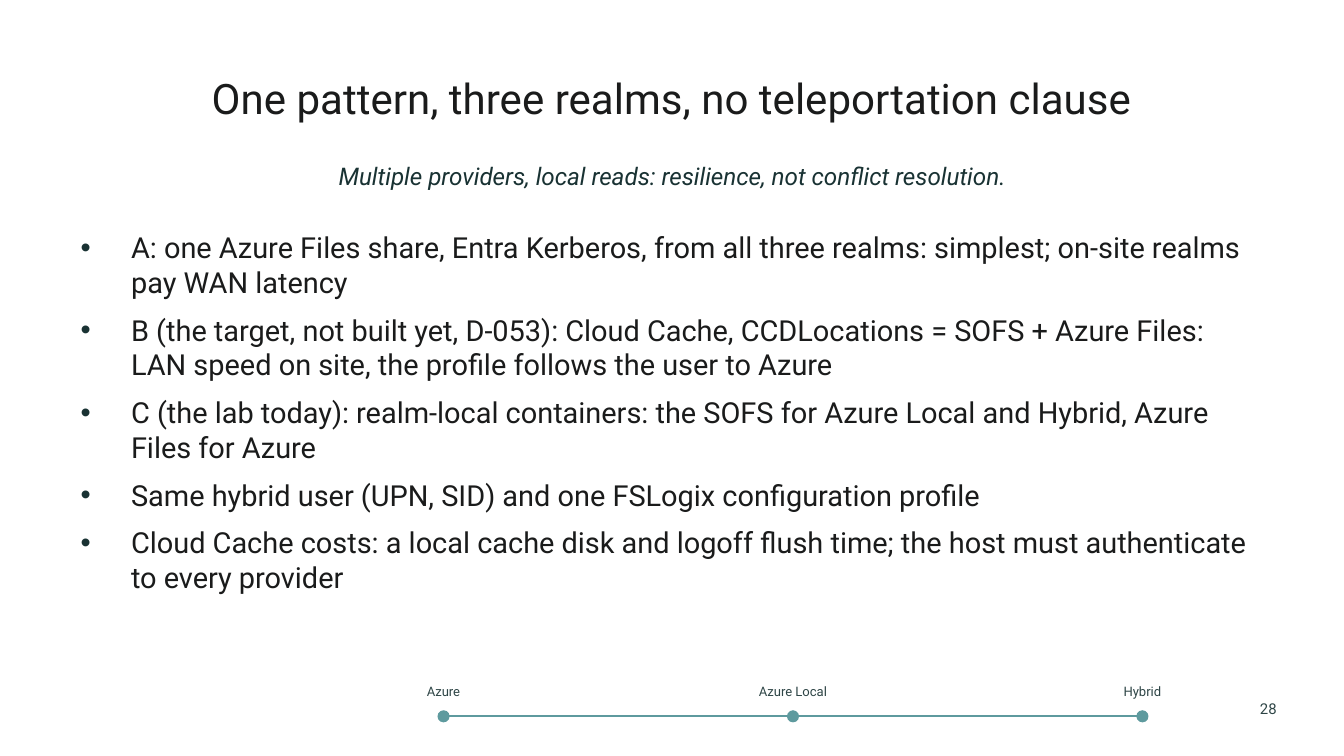
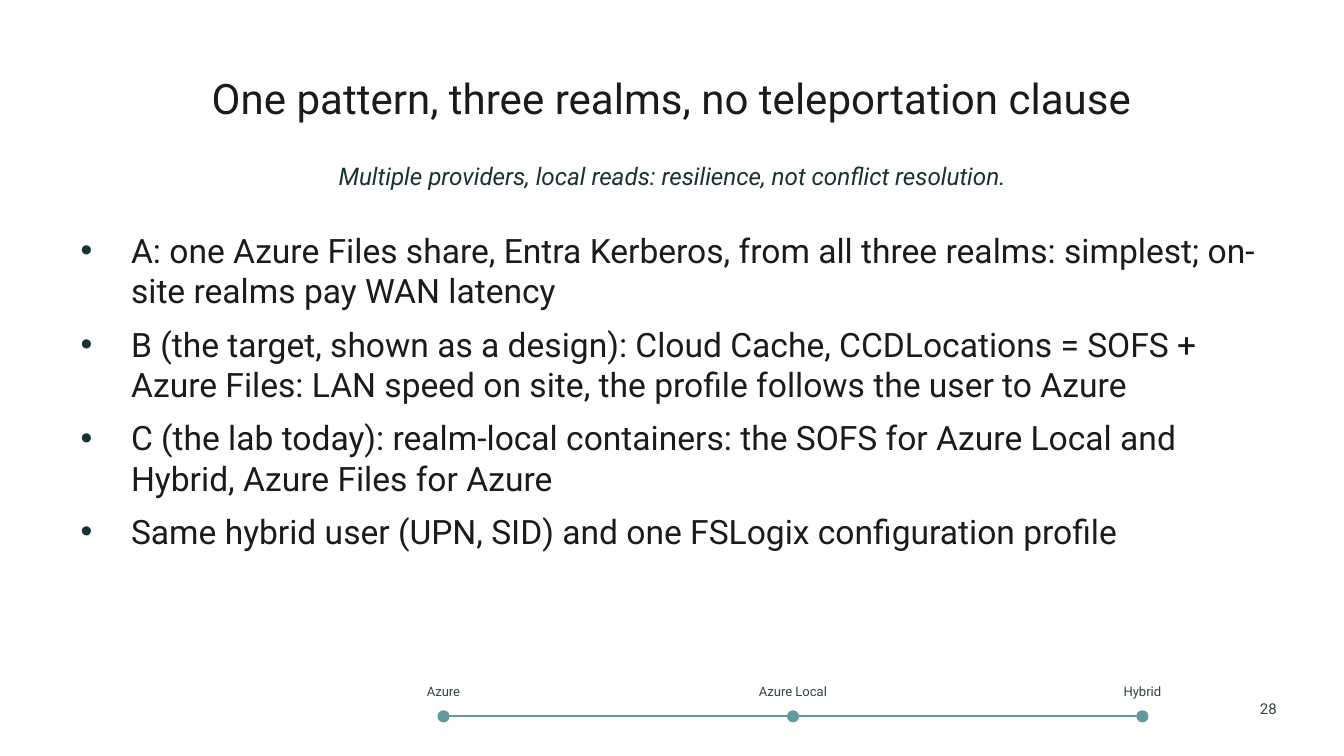
Before and after one commit to thisismydemo/nic2026_avd, a slide deck: slide 28 of presentation/AVD_Anywhere_NIC2026.pptx. Drawn at 1344x756 pixels with LibreOffice and Linux fonts; fonts in the diff are those of the drawing; background and template pictures are left out. Boxes give left, top, right and bottom in pixels: in the first picture for what was removed or moved away, otherwise in the second. Text is boxed around its words. In the diff, an @@ line names an element or a change of style, - is before the commit and + after.

```diff
--- a/presentation/AVD_Anywhere_NIC2026.pptx
+++ b/presentation/AVD_Anywhere_NIC2026.pptx
@@ text at bbox=[131, 237, 1255, 552]: size 15.5 to 18 pt in "A: one Azure Files share, Entra Kerberos, ...", "C (the lab today): realm-local containers: the ...", "Same hybrid user (UPN, SID) and one ..." @@
@@ text at bbox=[131, 330, 1168, 404]: text changed; size 15.5 to 18 pt @@
-• B (the target, not built yet, D-053): Cloud Cache, CCDLocations = SOFS + Azure Files: LAN speed on site, the profile follows the user to Azure
+• B (the target, shown as a design): Cloud Cache, CCDLocations = SOFS + Azure Files: LAN speed on site, the profile follows the user to Azure
@@ text at bbox=[131, 531, 1246, 594]: paragraph removed @@
-• Cloud Cache costs: a local cache disk and logoff flush time; the host must authenticate to every provider
```
Also in this commit, not shown: 19 other slides changed, 1 slide added, 19 other files.
